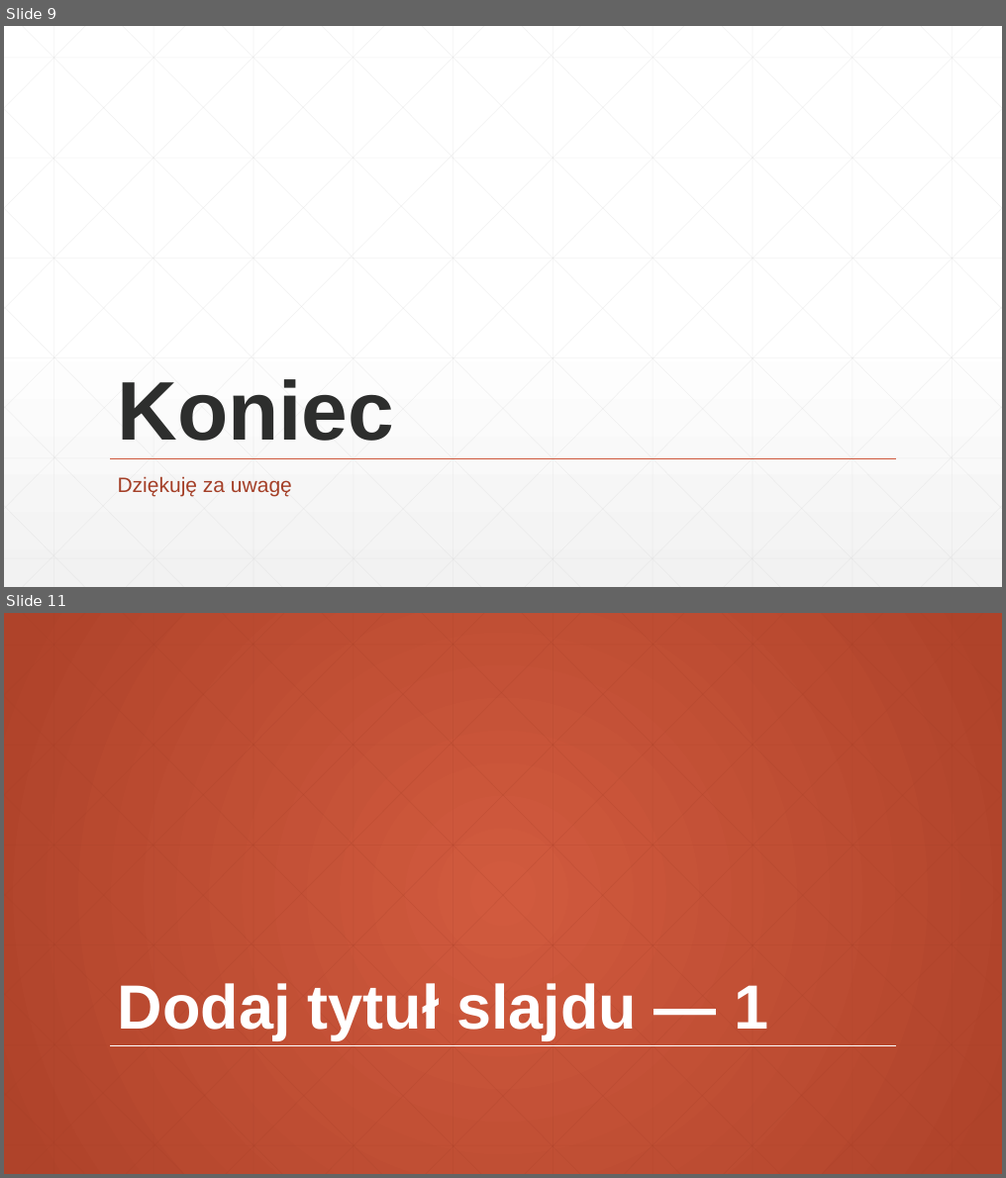
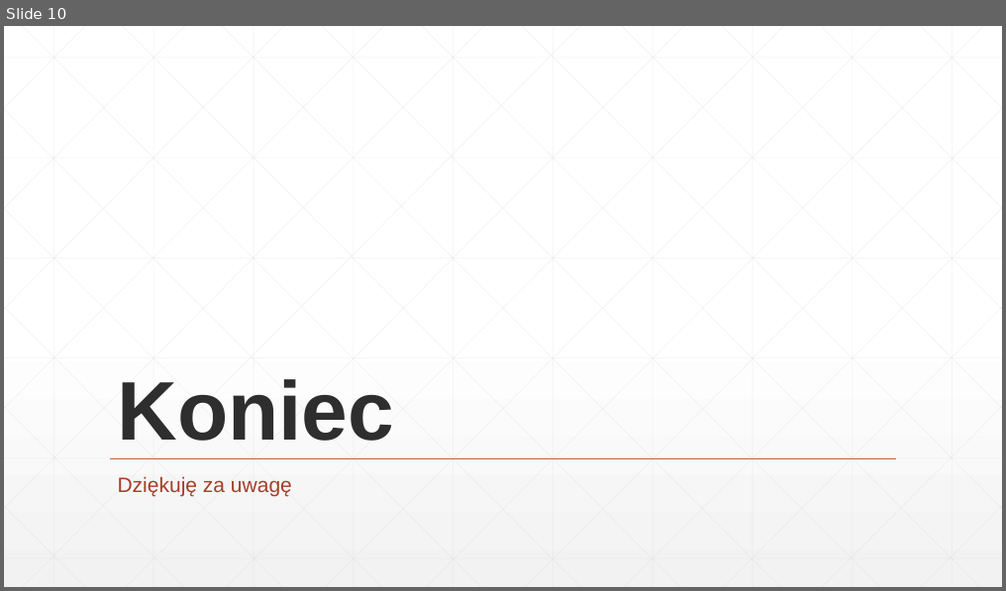
Before and after one commit to Xenvar2307/MiSK-project, a slide deck: Materiały/Prezentacja.pptx. Shown one above the other, each under a label of ours: slides 9 and 11 before the commit, slide 10 after it; the slides between them are not shown. The pictures are 1006x1178 and 1006x591 pixels, drawn with LibreOffice and Linux fonts; fonts in the diff are those of the drawing. Boxes give left, top, right and bottom in pixels: in the first picture for what was removed or moved away, otherwise in the second. Text is boxed around its words. In the diff, an @@ line names an element or a change of style, - is before the commit and + after.

```diff
--- a/Materiały/Prezentacja.pptx
+++ b/Materiały/Prezentacja.pptx
@@ slide 11 removed at [4,613,1002,1174], background gradient #D15A3E to #AF432A @@
@@ title removed at [118,983,768,1040] @@
-Dodaj tytuł slajdu — 1
@@ line removed from (110, 1047) to (896, 1047) @@
@@ group removed at [4,613,1002,1174]: 46 lines @@
@@ what was slide 9 is now slide 10 @@
```
Also in this commit, not shown: 1 slide changed, 2 slides added, 7 other slides removed, 3 other files.
